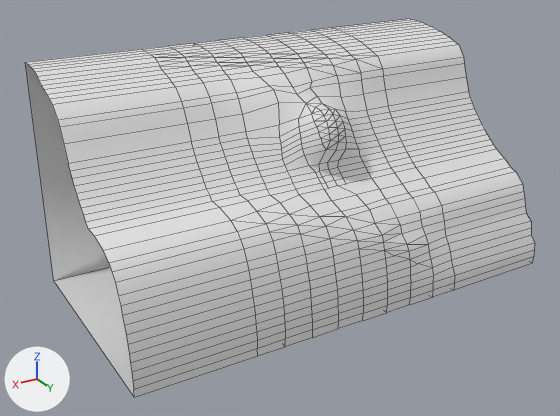
What one commit did to the FBX model Assets/Models/World/Cylinder90GradRiver2.fbx.
The view is the same before and after, from a 50 mm lens placed at (1.723, 3.205, 1.698), pointed at (0.106, 0.511, 0.35). Lighting does not change. The marker at lower left points along +X, +Y and +Z. Mesh edges are drawn as thin lines. Where no turn or scale is listed for an object, it has been applied to the vertices.
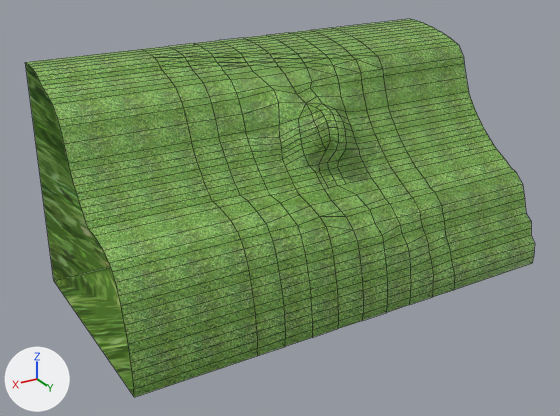
What differs and where, as boxes (x1, y1, x2, y2) in the pictures (560 x 416 px):
part 1 of me_cylinder, cut back
    both: (306, 104, 347, 150)
part 2 of me_cylinder, cut back
    both: (231, 203, 432, 275)
part 3 of me_cylinder, recoloured (white to green)
    both: (25, 19, 535, 397)

What changed in the scene script:
```text
Add img_t_grass_png:
    img_t_grass_png = load_image('T_Grass.png', 'LocationCave/T_Grass.png', 512, 512, 'sRGB')
Add mat_grass:
    mat_grass = principled_material('grass')
    mat_grass.texture = img_t_grass_png
Change me_cylinder:
    used by ob_cylinder; location = (0.0, 0.0, 0.0)
    remove me_cylinder.from_pydata(...)  # 507 vertices, 532 faces; spans x -1.0..1.0, y 0.0..1.0, z 0.0..1.0
    add me_cylinder.from_pydata(...)  # 505 vertices, 493 faces; spans x -1.0..1.0, y 0.0..1.0, z 0.0..1.0
    me_cylinder part 1
    34 faces are deleted
    17 new faces join them
    me_cylinder part 2
    2 vertices are removed from x -0.3..-0.17, y 0.97, z 0.17..0.24
    43 faces are deleted
    21 new faces join them
    me_cylinder part 3: 455 faces spanning x -1.0..1.0, y 0.0..1.0, z 0.0..1.0 switch from no material to mat_grass (picture img_t_grass_png)
```
